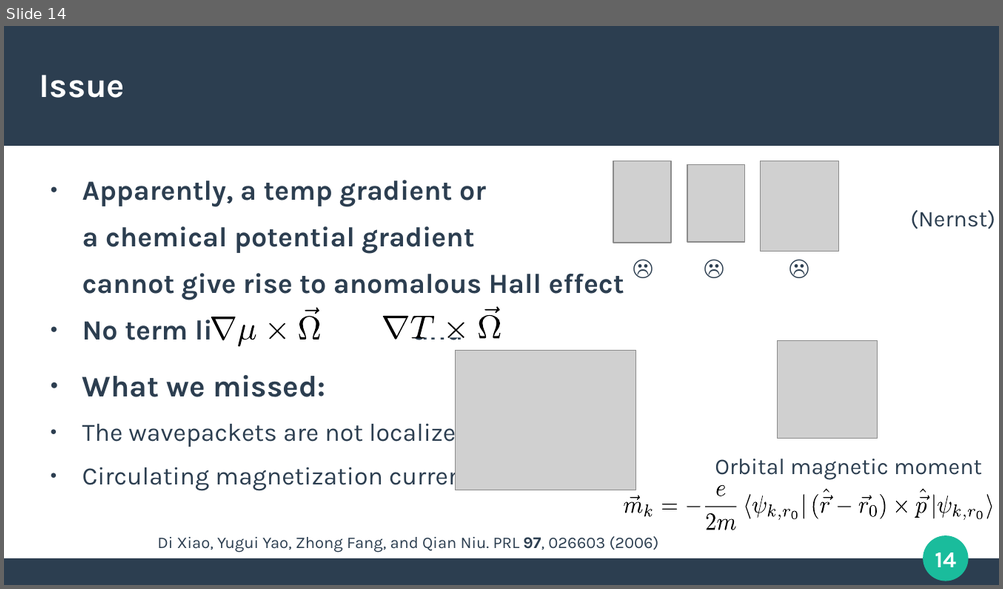
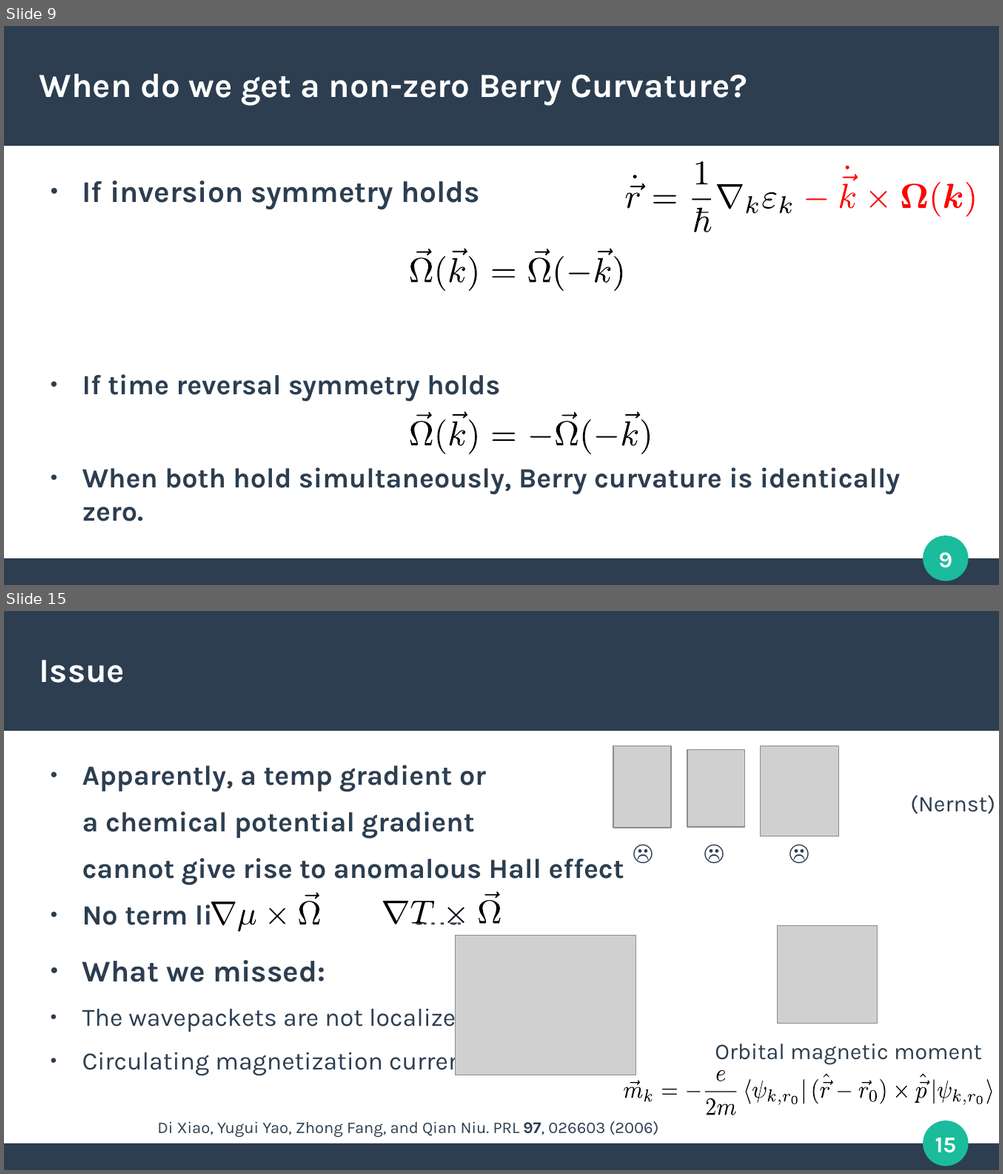
Before and after one commit to apandada1/bachelors-thesis, a slide deck: presentation/berry-transport.odp. Shown one above the other, each under a label of ours: slide 14 before the commit, slides 9 and 15 after it; the slides between them are not shown. The pictures are 1003x589 and 1003x1174 pixels, drawn with LibreOffice and Linux fonts; fonts in the diff are those of the drawing; grey boxes stand for pictures. Boxes give left, top, right and bottom in pixels: in the first picture for what was removed or moved away, otherwise in the second. Text is boxed around its words. In the diff, an @@ line names an element or a change of style, - is before the commit and + after.

```diff
--- a/presentation/berry-transport.odp
+++ b/presentation/berry-transport.odp
@@ slide 9 added at box(4, 26, 999, 585), background #FFFFFF; not listed: 4 template elements that a slide beside it also shows @@
@@ title added at box(40, 73, 747, 105), 27 pt, text #FFFFFF, bold @@
+When do we get a non-zero Berry Curvature?
@@ text added at box(82, 181, 480, 210), 24 pt, text #2C3E50, bold @@
+● If inversion symmetry holds
@@ group added at box(625, 161, 974, 232): 21 freeform shapes @@
@@ group added at box(410, 248, 622, 292): 15 freeform shapes @@
@@ text added at box(82, 375, 899, 522), 22.2 pt, text #2C3E50, bold @@
+● If time reversal symmetry holds
+● When both hold simultaneously, Berry curvature is identically zero.
@@ group added at box(410, 412, 649, 454): 16 freeform shapes @@
@@ what was slide 14 is now slide 15 @@
@@ page number at box(935, 1138, 956, 1153): text changed @@
-14
+15
```
Also in this commit, not shown: 20 slides changed, 2 other files.
